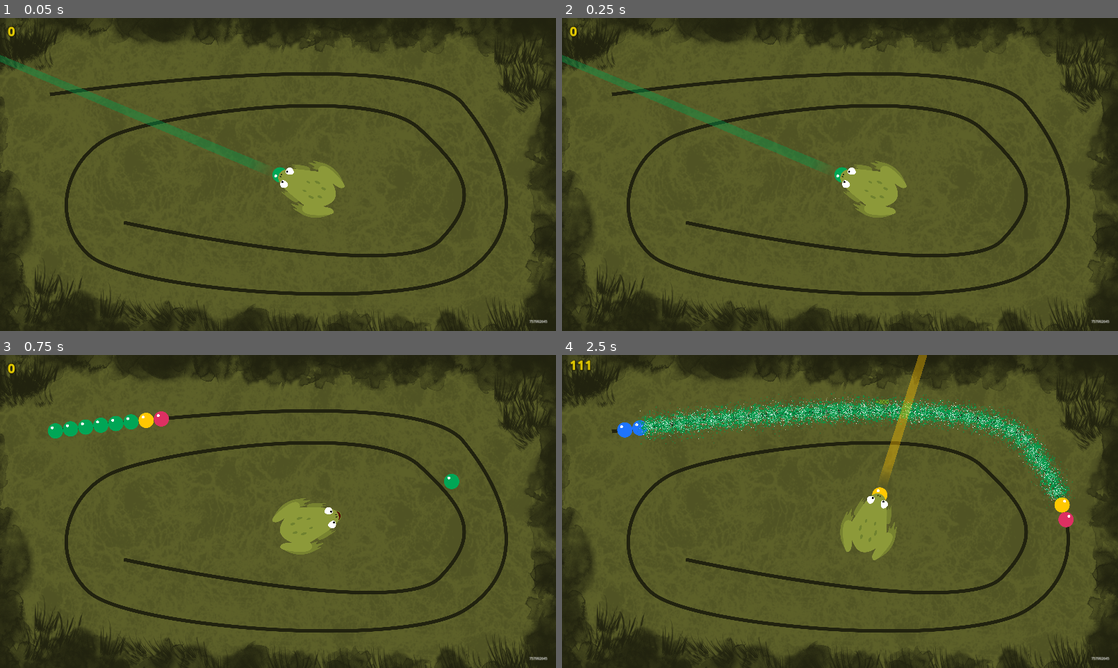
Above: before the commit, frames 1-4 (two rows, left to right).
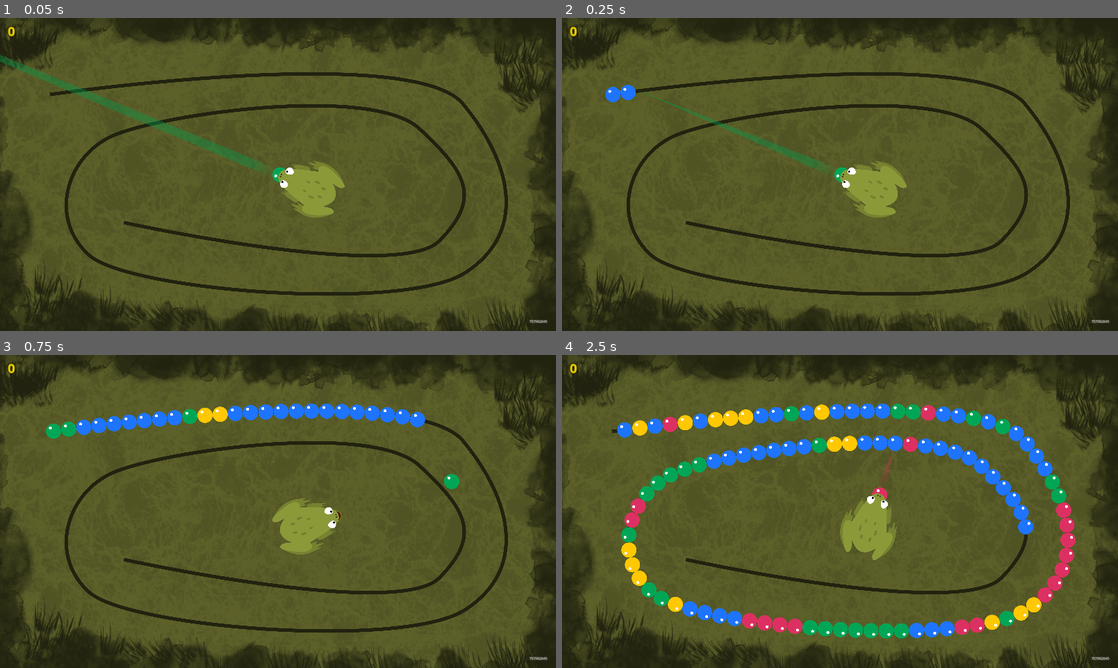
Above: after the commit, the same moments.

Repository: damnjan/zuma-godot
Game: Godot game, scene res://Main.tscn
The game is run twice, just before and just after one commit, with the same random seed, the same clock (stepped at 60 frames per second) and the same inputs.
Inputs (mouse positions are in pixels of both pictures, inside the frame that each line leads up to):
- Up to frame 1 (0.05 s): no input
- Up to frame 2 (0.25 s): no input
- Up to frame 3 (0.75 s): move the mouse to (400, 495) at 0.52 s; press the mouse at (400, 495) at 0.53 s
- Up to frame 4 (2.5 s): move the mouse to (728, 527) at 1.27 s; release the mouse at (728, 527) at 1.28 s; right-click (728, 527) at 1.35 s; move the mouse to (895, 442) at 2.02 s; press the mouse at (895, 442) at 2.03 s

Frame 1 is identical in both runs. In frame 2, 1.0% of the frame differs, in the area x 0-47%, y 11-49%; in frame 3, 2.6%; in frame 4, 13%, in the area x 1-93%, y 0-91%.

Commit message:
add group manager

Diff:
--- a/FollowGroup.gd
+++ b/FollowGroup.gd
@@ -6,6 +6,8 @@
 
 var prev_group: FollowGroup
 var next_group: FollowGroup
+
+var manager: GroupManager
 
 var is_removed = false
 var state = State.FORWARDS
@@ -15,28 +17,24 @@
 var is_inserting = false # a ball is currently being inserted (added but not ready)
 
 var _balls_being_inserted = []
+var group_index := -1
 
 func _init(initial_items: Array[FollowingBall]):
 	# keep active reference to groups because godot's garbage collector seems to have some weird bug
 	# i know it makes no sense but after many hours of hunting for the bug, this is the only thing that works
-	Globals.all_groups.append(self)
+#	Globals.all_groups.append(self)
 	items = initial_items
 	update_items_index_and_group()
 
-# a and b are indexes of first and last marble that explodes
-func split_group(index):
+func split_group(index: int):
 	assert(index > 0 and index < items.size(), "Invalid index")
 	var new_group = FollowGroup.new(items.slice(index))
-	new_group.prev_group = self
-	new_group.next_group = next_group
+
 
 	items = items.slice(0, index)
 	update_items_index_and_group()
 
-	if next_group:
-		next_group.prev_group = new_group
-
-	next_group = new_group
+	manager.insert_group(new_group, group_index + 1)
 	new_group.global_progress = new_group.first_item().current_progress
 	new_group.state = State.WAITING
 	return new_group
@@ -72,15 +70,12 @@
 	state = next_state
 
 func remove():
-	if prev_group:
-		prev_group.next_group = next_group
-	if next_group:
-		next_group.prev_group = prev_group
 	items.clear()
 	is_removed = true
 	# if this was the first group
 	if !prev_group and next_group:
 		next_group.state = State.FORWARDS
+	manager.remove_group(self)
 
 func merge_next_group():
 	var item_to_check_from = last_item()
@@ -96,6 +91,7 @@
 
 func physics_process(delta):
 	assert(!is_removed, "Probably still the first group, def a bug")
+	assert(group_index >= 0)
 
 	if next_group and last_item().current_progress >= next_group.first_item().current_progress - Globals.BALL_WIDTH:
 		merge_next_group()
--- a/Globals.gd
+++ b/Globals.gd
@@ -42,9 +42,8 @@
 
 # return true in callback if you want to exit early
 func for_each_visible_ball(callback: Callable):
-	for group in all_groups:
-		if group.is_removed:
-			continue
+	for group in GroupManager.groups:
+		assert(!group.is_removed)
 		for ball in group.items:
 			if ball.is_hidden:
 				continue
--- /dev/null
+++ b/GroupManager.gd
@@ -0,0 +1,20 @@
+extends Node
+
+var groups: Array[FollowGroup]
+
+func insert_group(group: FollowGroup, index: int):
+	groups.insert(index, group)
+	update_refs()
+
+func remove_group(group: FollowGroup):
+	groups.erase(group)
+	update_refs()
+
+func update_refs():
+	var size = groups.size()
+	for i in size:
+		var group = groups[i]
+		group.group_index = i
+		group.manager = self
+		group.prev_group = groups[i - 1] if i > 0 else null
+		group.next_group = groups[i + 1] if i < size - 1 else null
--- a/ShootingBall.tscn
+++ b/ShootingBall.tscn
@@ -7,5 +7,3 @@
 script = ExtResource("1_icmqd")
 
 [node name="Ball" parent="." instance=ExtResource("2_30jl1")]
-collision_layer = 2
-collision_mask = 1
--- a/main.gd
+++ b/main.gd
@@ -10,7 +10,7 @@
 const ComboScene = preload("res://Combo.tscn")
 const ScorePopupScene = preload("res://ScorePopup.tscn")
 
-var first_group: FollowGroup
+#var first_group: FollowGroup
 var game_ready = false
 
 func _init():
@@ -28,15 +28,17 @@
 #		[1,2,2,2,2,2,2,2,2,2,2,2,3,3,3,3,2,2,2,2,2,2,2,2,2,1]
 #		[3,2,3,2,3,2,1,2,2,2,2,2,2,2,2,2,2,2,2,2,1,2,3,0]
 #		[0,1,2,3,0,1,2,3,0,0,0,1,1,1,2,2,2,3,3,3,2,2,2,1,1,1,0,0,0,3,2,1,0]
-		[0,0,1,1,1,1,1,1,1,1,1,1,1,1,1,1,1,1,1,1,1,1,1,1,1,1,1,1,1,1,1,2,3]
+#		[0,0,1,1,1,1,1,1,1,1,1,1,1,1,1,1,1,1,1,1,1,1,1,1,1,1,1,1,1,1,1,2,3]
 	)
 
 func _physics_process(delta):
-	_check_first_group()
-	var next: FollowGroup = first_group
-	while next:
-		next.physics_process(delta)
-		next = next.next_group
+	for group in GroupManager.groups:
+		group.physics_process(delta)
+#	_check_first_group()
+#	var next: FollowGroup = first_group
+#	while next:
+#		next.physics_process(delta)
+#		next = next.next_group
 
 func _seed(n = randi()):
 	seed(n)
@@ -59,18 +61,19 @@
 		initial_follows.append(follow)
 		path_2d.add_child.call_deferred(follow) # call deferred because we first want to set group items
 
-	first_group = FollowGroup.new(initial_follows)
+	var first_group = FollowGroup.new(initial_follows)
 	first_group.global_progress = -total_number * Globals.BALL_WIDTH
+	GroupManager.insert_group(first_group, 0)
 
 	var tween = create_tween()
 	tween.set_trans(Tween.TRANS_SINE)
 	tween.tween_property(first_group, "global_progress", target_global_progress, 2)
 
-func _check_first_group():
-	if first_group and first_group.is_removed:
-		first_group = first_group.next_group
-		if !first_group:
-			print("Game Over :)")
+#func _check_first_group():
+#	if first_group and first_group.is_removed:
+#		first_group = first_group.next_group
+#		if !first_group:
+#			print("Game Over :)")
 
 func _on_shooting_ball_collided(ball: Ball, collided_follow: FollowingBall, normal: Vector2):
 	AudioManager.play(AudioManager.insert_sound)
--- a/project.godot
+++ b/project.godot
@@ -22,6 +22,7 @@
 Globals="*res://Globals.gd"
 Events="*res://Events.gd"
 AudioManager="*res://AudioManager.tscn"
+GroupManager="*res://GroupManager.gd"
 
 [display]
 
